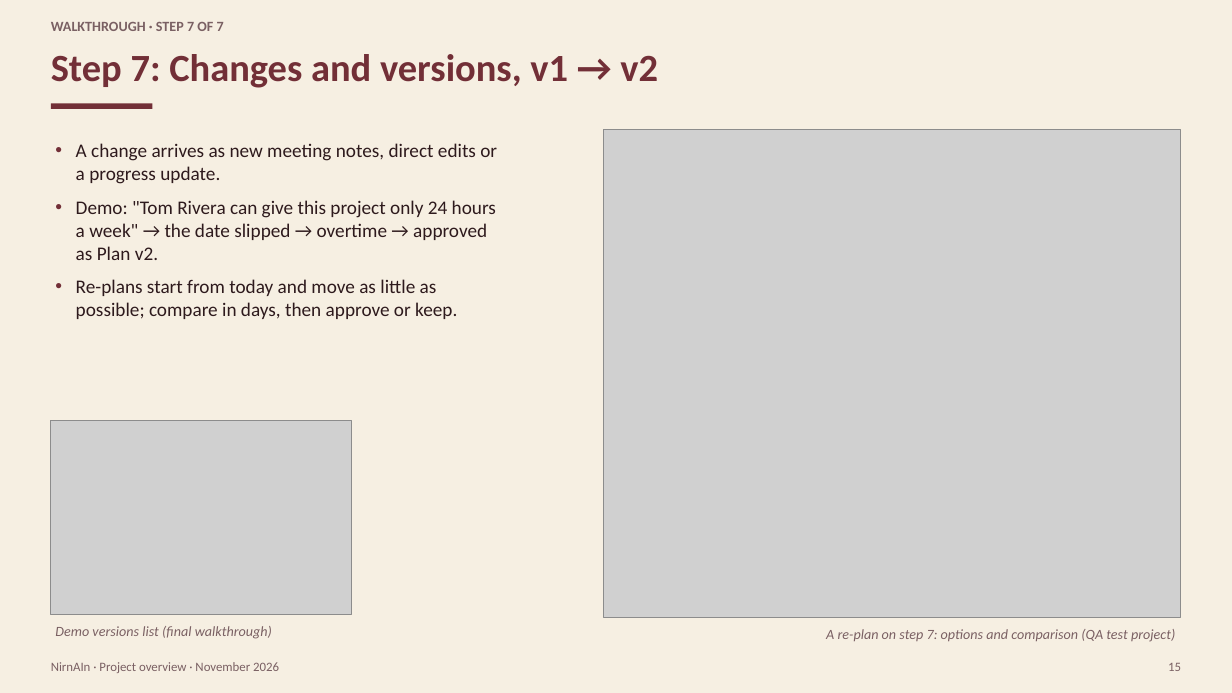
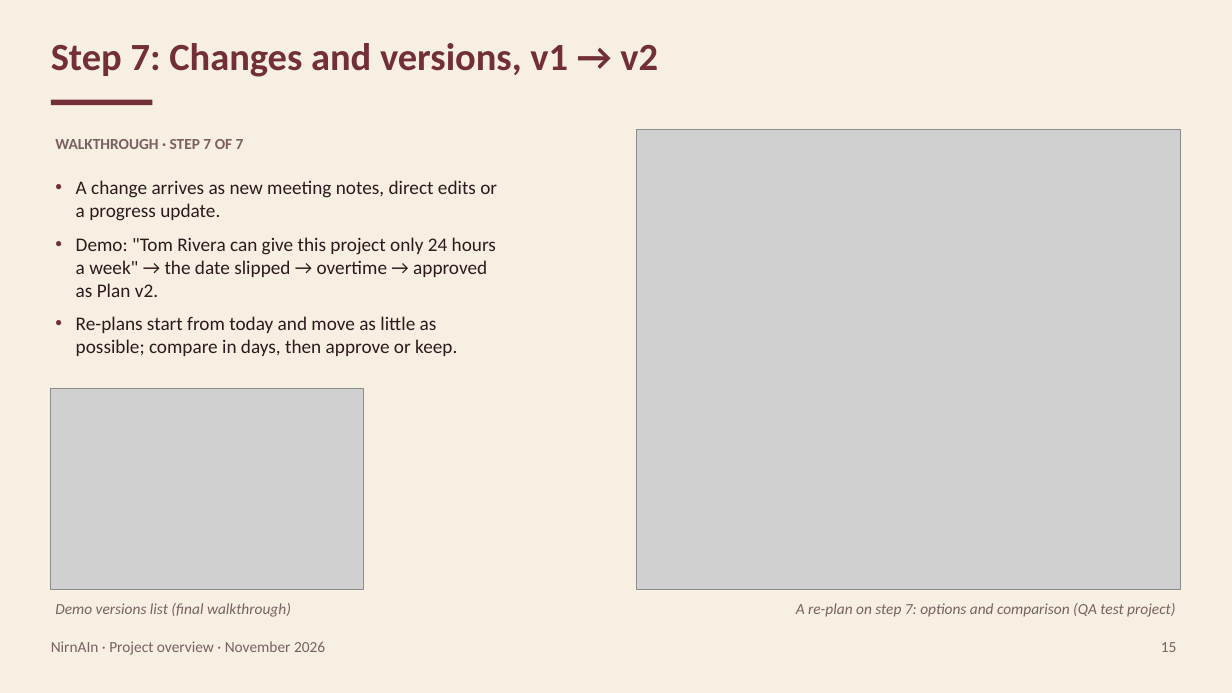
Before and after one commit to Dogiparthi-Sharada/NirnAIn, a slide deck: slide 15 of docs/project/NirnAIn_Project_Overview.pptx. Drawn at 1232x693 pixels with LibreOffice and Linux fonts; fonts in the diff are those of the drawing; grey boxes stand for pictures. Boxes give left, top, right and bottom in pixels: in the first picture for what was removed or moved away, otherwise in the second. Text is boxed around its words. In the diff, an @@ line names an element or a change of style, - is before the commit and + after.

Commit message:
docs: pass a strict layout gate on the presentation
Every shape sits inside 0.3 in margins without overlapping another (only
cards and groups contain their text); arrows run edge to edge without
crossing shapes or each other; text fits at 12 pt or more in Calibri and
the mockup palette; pictures keep their aspect ratio. The architecture
slide and the Word diagram are drawn from one shared layout.

```diff
--- a/docs/project/NirnAIn_Project_Overview.pptx
+++ b/docs/project/NirnAIn_Project_Overview.pptx
@@ title "Step 7: Changes and versions, ...": place and size @@
-title "Step 7: Changes and versions, ..." at <box>51,54,658,88</box>
+title "Step 7: Changes and versions, ..." at <box>51,43,658,77</box>
@@ rectangle: place and size @@
-rectangle at <box>51,104,152,109</box>
+rectangle at <box>51,100,152,105</box>
@@ size 11 to 12 pt in 3 elements at <box>55,603,291,617</box>, <box>796,603,1175,617</box>, <box>55,139,244,149</box> @@
@@ text "WALKTHROUGH · STEP 7 OF ...": place and size @@
-text "WALKTHROUGH · STEP 7 OF ..." at <box>51,22,224,31</box>
+text "WALKTHROUGH · STEP 7 OF ..." at <box>55,139,244,149</box>
@@ picture: place and size @@
-picture at <box>604,129,1181,617</box>
+picture at <box>637,129,1181,590</box>
@@ text "A change arrives as new ...": place and size @@
-text "A change arrives as new ..." at <box>76,143,497,319</box>
+text "A change arrives as new ..." at <box>76,180,497,356</box>
@@ picture: place and size @@
-picture at <box>51,421,352,615</box>
+picture at <box>51,388,363,590</box>
@@ text "Demo versions list (final walkthrough)": place and size @@
-text "Demo versions list (final walkthrough)" at <box>55,626,272,639</box>
+text "Demo versions list (final walkthrough)" at <box>55,603,291,617</box>
@@ text "A re-plan on step 7: ...": place and size @@
-text "A re-plan on step 7: ..." at <box>826,629,1175,642</box>
+text "A re-plan on step 7: ..." at <box>796,603,1175,617</box>
@@ text "NirnAIn · Project overview · ...": place and size @@
-text "NirnAIn · Project overview · ..." at <box>51,662,279,673</box>
+text "NirnAIn · Project overview · ..." at <box>51,641,325,655</box>
@@ text "NirnAIn · Project overview · ..." at <box>51,641,325,655</box>: size 10 to 12 pt @@
@@ text "15" at <box>1161,642,1177,652</box>: size 10 to 12 pt @@
@@ text "15": place and size @@
-text "15" at <box>1168,663,1181,671</box>
+text "15" at <box>1161,642,1177,652</box>
```
Also in this commit, not shown: 17 other slides changed, 7 other files.
